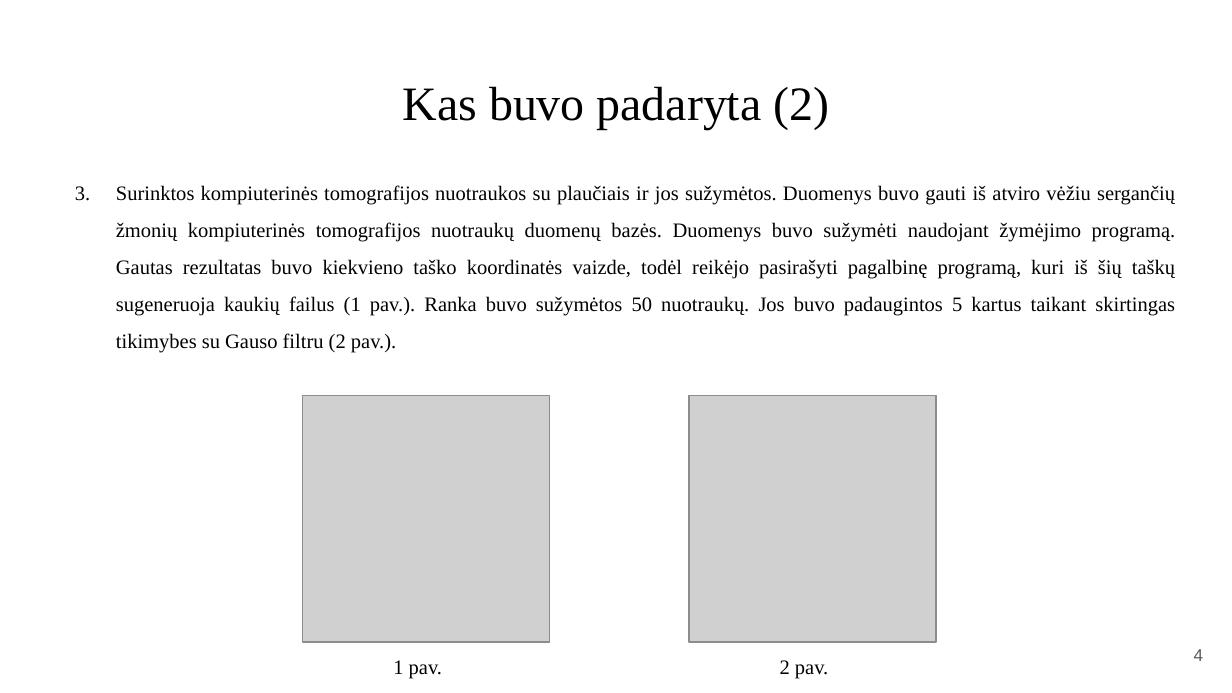
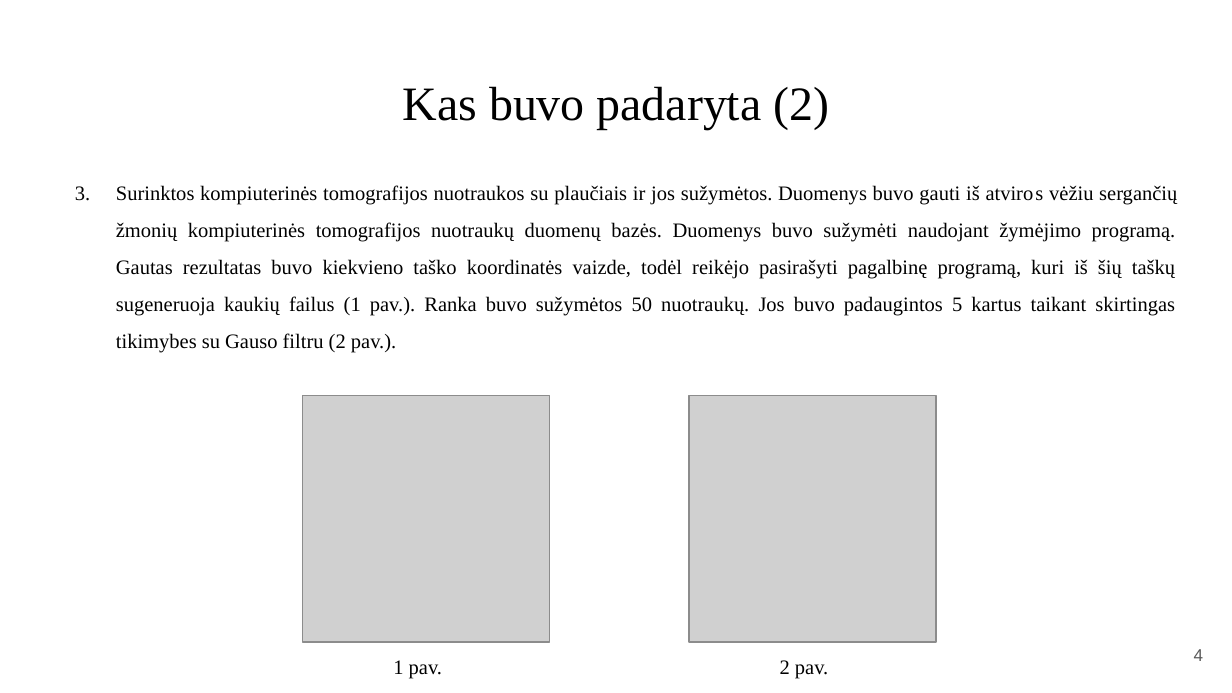
Before and after one commit to PauliusMilmantas/Lung_detection, a slide deck: slide 4 of Pristatymas/Pristatymas.pptx. Drawn at 1232x693 pixels with LibreOffice and Linux fonts; fonts in the diff are those of the drawing; grey boxes stand for pictures. Boxes give left, top, right and bottom in pixels: in the first picture for what was removed or moved away, otherwise in the second. Text is boxed around its words. In the diff, an @@ line names an element or a change of style, - is before the commit and + after.

```diff
--- a/Pristatymas/Pristatymas.pptx
+++ b/Pristatymas/Pristatymas.pptx
@@ text at <box>116,185,1177,353</box>: text changed @@
-3. Surinktos kompiuterinės tomografijos nuotraukos su plaučiais ir jos sužymėtos. Duomenys buvo gauti iš atviro vėžiu sergančių žmonių kompiuterinės tomografijos nuotraukų duomenų bazės. Duomenys buvo sužymėti naudojant žymėjimo programą. Gautas rezultatas buvo kiekvieno taško koordinatės vaizde, todėl reikėjo pasirašyti pagalbinę programą, kuri iš šių taškų sugeneruoja kaukių failus (1 pav.). Ranka buvo sužymėtos 50 nuotraukų. Jos buvo padaugintos 5 kartus taikant skirtingas tikimybes su Gauso filtru (2 pav.).
+3. Surinktos kompiuterinės tomografijos nuotraukos su plaučiais ir jos sužymėtos. Duomenys buvo gauti iš atviros vėžiu sergančių žmonių kompiuterinės tomografijos nuotraukų duomenų bazės. Duomenys buvo sužymėti naudojant žymėjimo programą. Gautas rezultatas buvo kiekvieno taško koordinatės vaizde, todėl reikėjo pasirašyti pagalbinę programą, kuri iš šių taškų sugeneruoja kaukių failus (1 pav.). Ranka buvo sužymėtos 50 nuotraukų. Jos buvo padaugintos 5 kartus taikant skirtingas tikimybes su Gauso filtru (2 pav.).
```
Also in this commit, not shown: 3 other slides changed, 4 other files.
